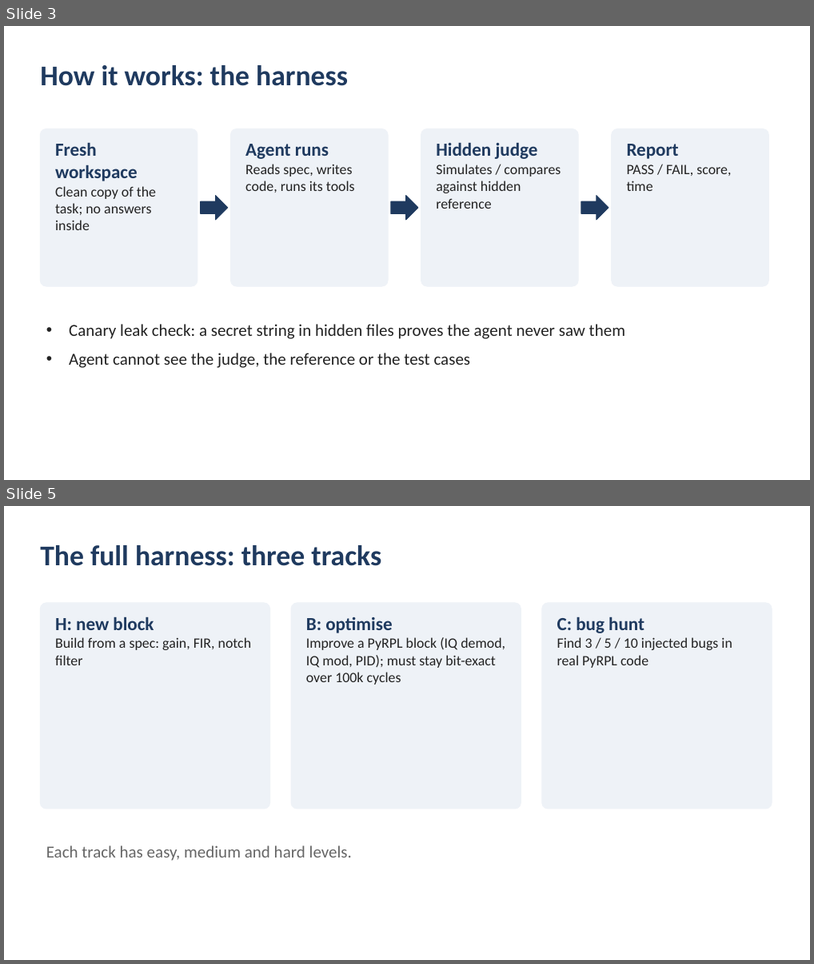
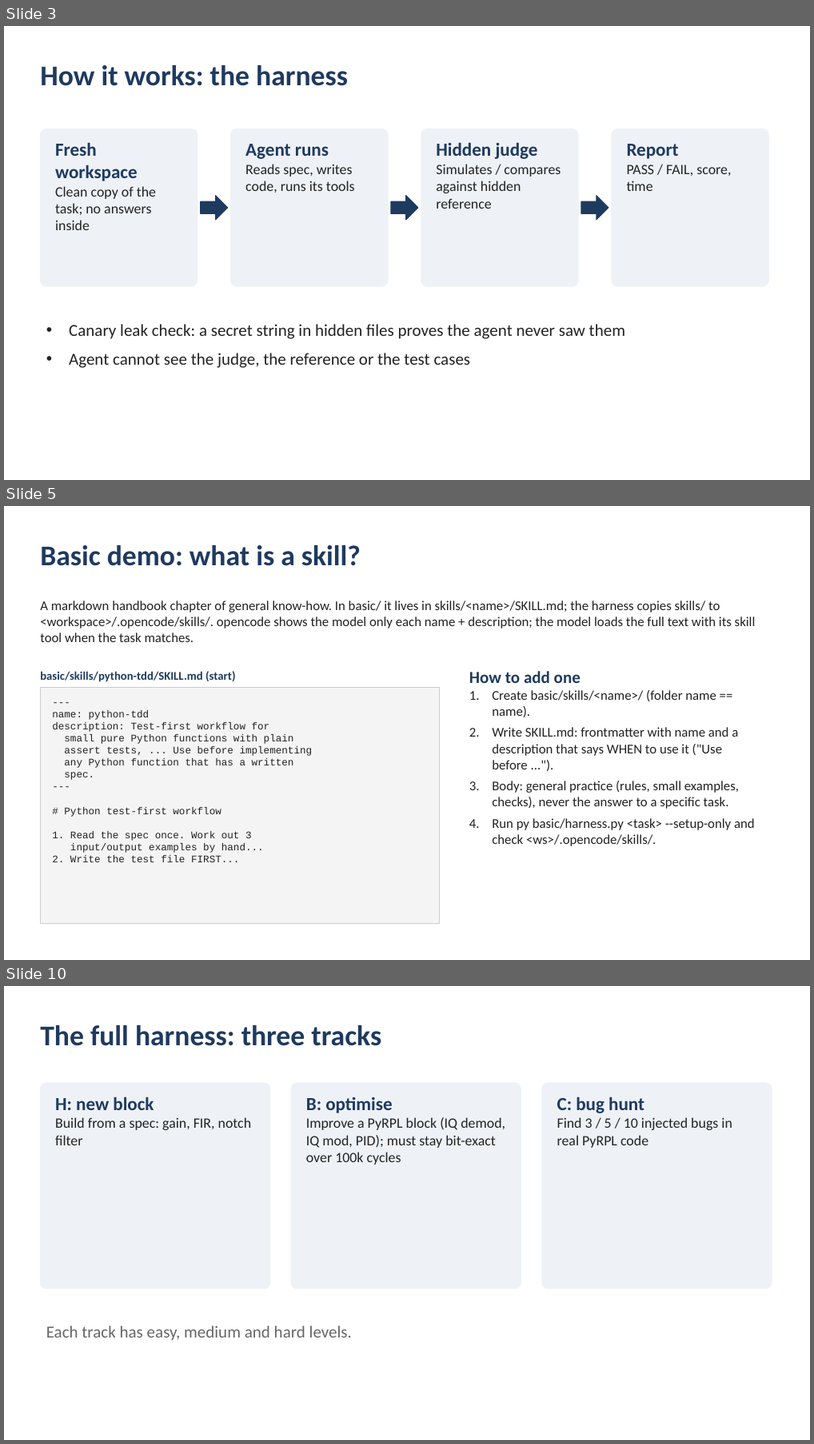
Before and after one commit to SiddharthaKR/testlocal, a slide deck: docs/AI_FPGA_demo_summary.pptx. Shown one above the other, each under a label of ours: slides 3 and 5 before the commit, slides 3, 5 and 10 after it; the slides between them are not shown. The pictures are 814x964 and 814x1444 pixels, drawn with LibreOffice and Linux fonts; fonts in the diff are those of the drawing. Boxes give left, top, right and bottom in pixels: in the first picture for what was removed or moved away, otherwise in the second. Text is boxed around its words. In the diff, an @@ line names an element or a change of style, - is before the commit and + after.

```diff
--- a/docs/AI_FPGA_demo_summary.pptx
+++ b/docs/AI_FPGA_demo_summary.pptx
@@ slide 5 added at <box>4,506,810,960</box>, background #FFFFFF @@
@@ text added at <box>40,545,361,566</box>, 34 pt, text #1F3A5F, bold @@
+Basic demo: what is a skill?
@@ text added at <box>40,600,756,642</box>, 16 pt, text #222222 @@
+A markdown handbook chapter of general know-how. In basic/ it lives in skills/<name>/SKILL.md; the harness copies skills/ to <workspace>/.opencode/skills/. opencode shows the model only each name + description; the model loads the full text with its skill tool when the task matches.
@@ text added at <box>40,671,235,682</box>, 14 pt, text #1F3A5F, bold @@
+basic/skills/python-tdd/SKILL.md (start)
@@ text added at <box>470,671,755,846</box>, 16 pt, text #222222 @@
+How to add one
+1. Create basic/skills/<name>/ (folder name == name).
+2. Write SKILL.md: frontmatter with name and a description that says WHEN to use it ("Use before ...").
+3. Body: general practice (rules, small examples, checks), never the answer to a specific task.
+4. Run py basic/harness.py <task> --setup-only and check <ws>/.opencode/skills/.
@@ rectangle added at <box>40,688,439,924</box>, fill #F4F4F4, outline #CCCCCC 1 pt @@
@@ text added at <box>52,710,313,862</box>, 12 pt, text #222222 @@
+---
+name: python-tdd
+description: Test-first workflow for
+small pure Python functions with plain
+assert tests, ... Use before implementing
+any Python function that has a written
+spec.
+---
+# Python test-first workflow
+1. Read the spec once. Work out 3
+input/output examples by hand...
+2. Write the test file FIRST...
@@ what was slide 5 is now slide 10 @@
```
Also in this commit, not shown: 3 slides changed, 4 other slides added.
